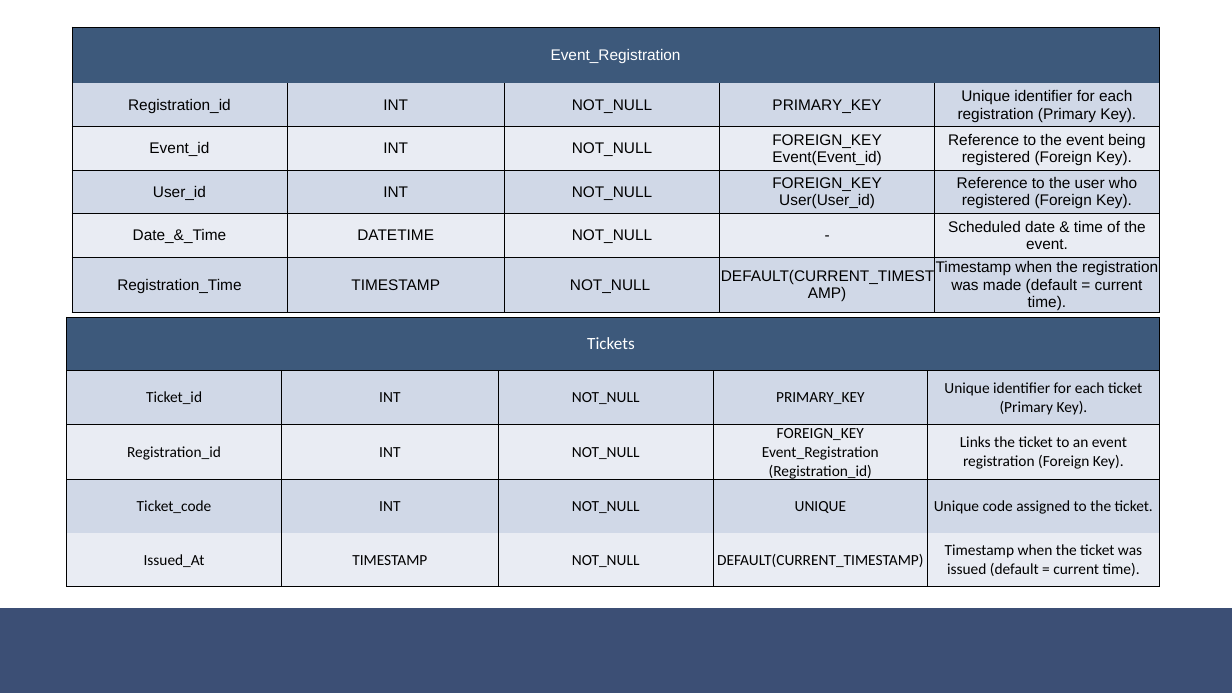
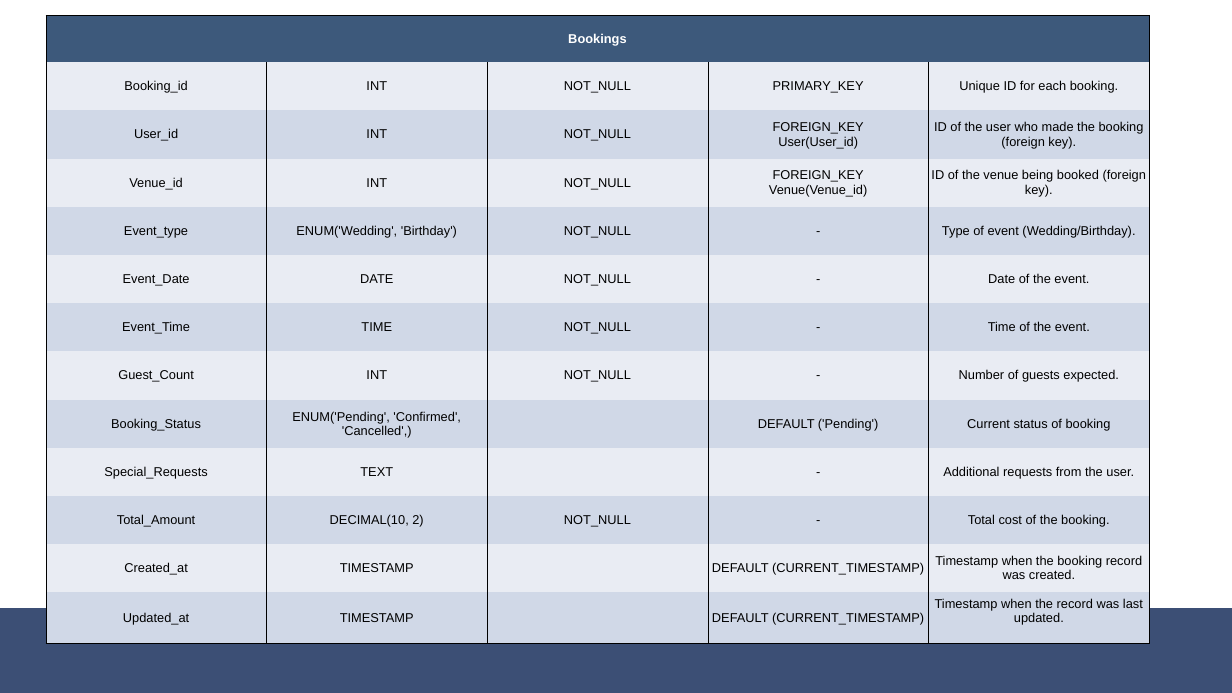
Before and after one commit to fahad-cpp/EventSync, a slide deck: slide 12 of Presentation/EventSync(Final Reporting).pptx. Drawn at 1232x693 pixels with LibreOffice and Linux fonts; fonts in the diff are those of the drawing. Boxes give left, top, right and bottom in pixels: in the first picture for what was removed or moved away, otherwise in the second. Text is boxed around its words. In the diff, an @@ line names an element or a change of style, - is before the commit and + after.

```diff
--- a/Presentation/EventSync(Final Reporting).pptx
+++ b/Presentation/EventSync(Final Reporting).pptx
@@ table at (x1=46, y1=15, x2=1148, y2=629) @@
-row 1: Event_Registration |  |  |  | 
-row 2: Registration_id | INT | NOT_NULL | PRIMARY_KEY | Unique identifier for each registration (Primary Key).
-row 3: Event_id | INT | NOT_NULL | FOREIGN_KEY / Event(Event_id) | Reference to the event being registered (Foreign Key).
-row 4: User_id | INT | NOT_NULL | FOREIGN_KEY / User(User_id) | Reference to the user who registered (Foreign Key).
-row 5: Date_&_Time | DATETIME | NOT_NULL | - | Scheduled date & time of the event.
-row 6: Registration_Time | TIMESTAMP | NOT_NULL | DEFAULT(CURRENT_TIMESTAMP) | Timestamp when the registration was made (default = current time).
+row 1: Bookings |  |  |  | 
+row 2: Booking_id | INT | NOT_NULL | PRIMARY_KEY | Unique ID for each booking.
+row 3: User_id | INT | NOT_NULL | FOREIGN_KEY / User(User_id) | ID of the user who made the booking (foreign key).
+row 4: Venue_id | INT | NOT_NULL | FOREIGN_KEY / Venue(Venue_id) | ID of the venue being booked (foreign key).
+row 5: Event_type | ENUM('Wedding', 'Birthday') | NOT_NULL | - | Type of event (Wedding/Birthday).
+row 6: Event_Date | DATE | NOT_NULL | - | Date of the event.
+row 7: Event_Time | TIME | NOT_NULL | - | Time of the event.
+row 8: Guest_Count | INT | NOT_NULL | - | Number of guests expected.
+row 9: Booking_Status | ENUM('Pending', 'Confirmed', 'Cancelled',) |  | DEFAULT ('Pending') | Current status of booking
+row 10: Special_Requests | TEXT |  | - | Additional requests from the user.
+row 11: Total_Amount | DECIMAL(10, 2) | NOT_NULL | - | Total cost of the booking.
+row 12: Created_at | TIMESTAMP |  | DEFAULT (CURRENT_TIMESTAMP) | Timestamp when the booking record was created.
+row 13: Updated_at | TIMESTAMP |  | DEFAULT (CURRENT_TIMESTAMP) | Timestamp when the record was last updated.
@@ table resized from (x1=72, y1=27, x2=1159, y2=314) to (x1=46, y1=15, x2=1148, y2=629) @@
@@ table removed at (x1=67, y1=317, x2=1160, y2=586), 5 rows, 5 columns @@
-Tickets |  |  |  | 
-Ticket_id | INT | NOT_NULL | PRIMARY_KEY | Unique identifier for each ticket (Primary Key).
-Registration_id | INT | NOT_NULL | FOREIGN_KEY / Event_Registration / (Registration_id) | Links the ticket to an event registration (Foreign Key).
-Ticket_code | INT | NOT_NULL | UNIQUE | Unique code assigned to the ticket.
-Issued_At | TIMESTAMP | NOT_NULL | DEFAULT(CURRENT_TIMESTAMP) | Timestamp when the ticket was issued (default = current time).
```
Also in this commit, not shown: 8 other slides changed, 2 slides added, 2 slides removed, 4 other files.
